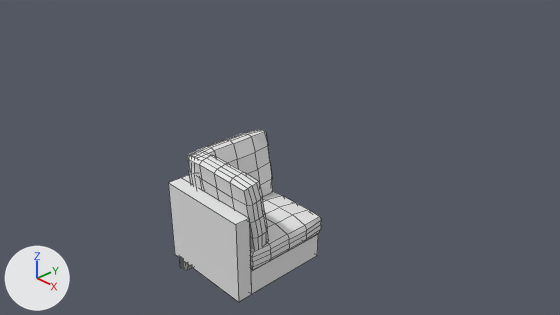
A saved change to the Blender file models/simple_sofa_4.blend.
Both versions are drawn from the file's camera 'Camera'. The axes (+X, +Y, +Z) are drawn at lower left. The lights are the same throughout. Mesh edges are drawn as thin lines.
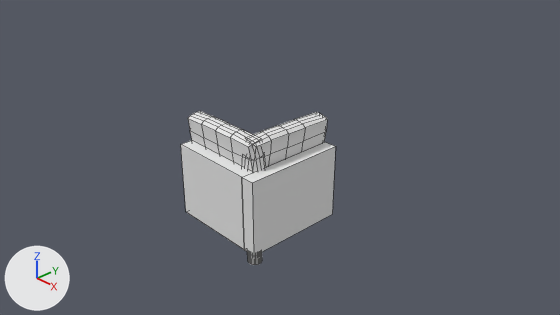
Changed parts and their boxes (x1, y1, x2, y2) in the pictures (560 x 315 px; the box of a moved part takes in the faces that stretch with it):
'Cube.004', reshaped, moved, turned
    before: (168, 130, 321, 302)
    after: (181, 111, 335, 265)
part 1 of me_cube_004, moved or reshaped
    before: (182, 175, 190, 182)
    after: (181, 140, 253, 249)
part 2 of me_cube_004, moved or reshaped
    before: (180, 259, 192, 270)
    after: (248, 252, 262, 265)
part 3 of me_cube_004, moved or reshaped
    before: (168, 178, 251, 302)
    after: (242, 142, 335, 256)
part 4 of me_cube_004, moved or reshaped
    before: (187, 147, 228, 200)
    after: (230, 126, 288, 172)
part 5 of me_cube_004, moved or reshaped
    before: (214, 164, 275, 269)
    after: (277, 112, 327, 158)
part 6 of me_cube_004, moved or reshaped
    before: (245, 130, 308, 215)
    after: (188, 111, 214, 148)
part 7 of me_cube_004, moved or reshaped (not visible afterwards)
    before: (244, 182, 271, 294)
part 8 of me_cube_004, moved or reshaped (not visible afterwards)
    before: (267, 215, 306, 261)
part 9 of me_cube_004, moved or reshaped (not visible afterwards)
    before: (251, 210, 321, 294)

The change, as a diff of the scene's bpy script:
```diff
--- a/models/simple_sofa_4.blend.py
+++ b/models/simple_sofa_4.blend.py
@@ me_cube_004 @@
 # used by ob_cube_004; location = (0.58, -1.13, 0.0); scale = (0.125, 0.75, 0.708)
-me_cube_004.from_pydata(...)  # 382 vertices, 340 faces; spans x -5.61..8.74, y -0.94..1.51, z -1.57..1.55
+me_cube_004.from_pydata(...)  # 382 vertices, 340 faces; spans x -5.61..10.67, y -1.11..1.62, z -1.57..1.55
+# me_cube_004 part 1: the loose piece of 8 vertices spanning x -5.6..-3.6, y -0.59..1.41, z -1.24..0.76 is scaled about its middle by (1, 1.14, 1), then moved by (0.0, -0.03, 0.0)
+# me_cube_004 part 2: the loose piece of 64 vertices spanning x -5.45..-3.49, y -0.91..-0.58, z -1.57..-1.22 is moved by (0.0, -0.17, 0.0)
+# me_cube_004 part 3: the loose piece of 8 vertices spanning x -5.61..8.16, y -0.94..-0.59, z -1.24..0.76 is scaled about its middle by (1.14, 1, 1), then moved by (0.96, -0.17, 0.0)
+# me_cube_004 part 4: 108 of the vertices in x -4.19..3.56, y -0.67..0.0, z -1.22..1.55 are moved by (0.0, -0.17, 0.0)
+# me_cube_004 part 5: 23 of the vertices in x 5.37..6.15, y -0.68..-0.03, z -0.58..1.55 are moved by (0.0, -0.17, 0.0)
+# me_cube_004 part 6: 47 of the vertices in x -4.19..6.15, y 1.37..1.51, z -1.22..1.5 are moved by (0.0, 0.11, 0.0)
+# me_cube_004 part 7: 37 of the vertices in x 7.93..8.74, y -0.69..-0.07, z -1.22..1.5 are moved by (1.93, -0.17, 0.0)
+# me_cube_004 part 8: all 10 vertices in x 8.41..8.74, y 0.41..0.93, z -0.57..-0.1 are moved by (1.93, 0.0, 0.0)
+# me_cube_004 part 9: all 7 vertices in x 8.2..8.41, y 1.41..1.45, z -1.22..-0.11 are moved by (1.93, 0.11, 0.0)
 me_cube_004.materials.append(mat_material)
@@ ob_cube_004 @@
 ob_cube_004 = bpy.data.objects.new('Cube.004', me_cube_004)
-ob_cube_004.location = (0.58, -1.13, 0.0)
+ob_cube_004.location = (0.15, -0.28, 0.12)
+ob_cube_004.rotation_euler = (0.0, 0.0, 1.571)  # degrees (0, 0, 90)
 ob_cube_004.scale = (0.125, 0.75, 0.708)
```
